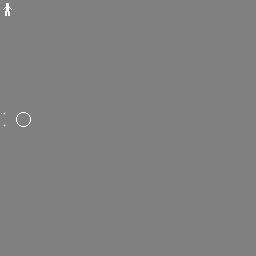
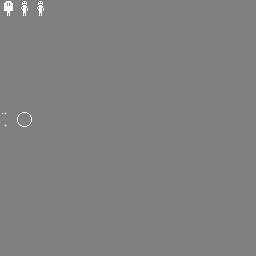
Two versions of the same layered image (256px x 256px). Layer-by-layer changes:
painted on "Layer 1" over (1, 1, 44, 127)
